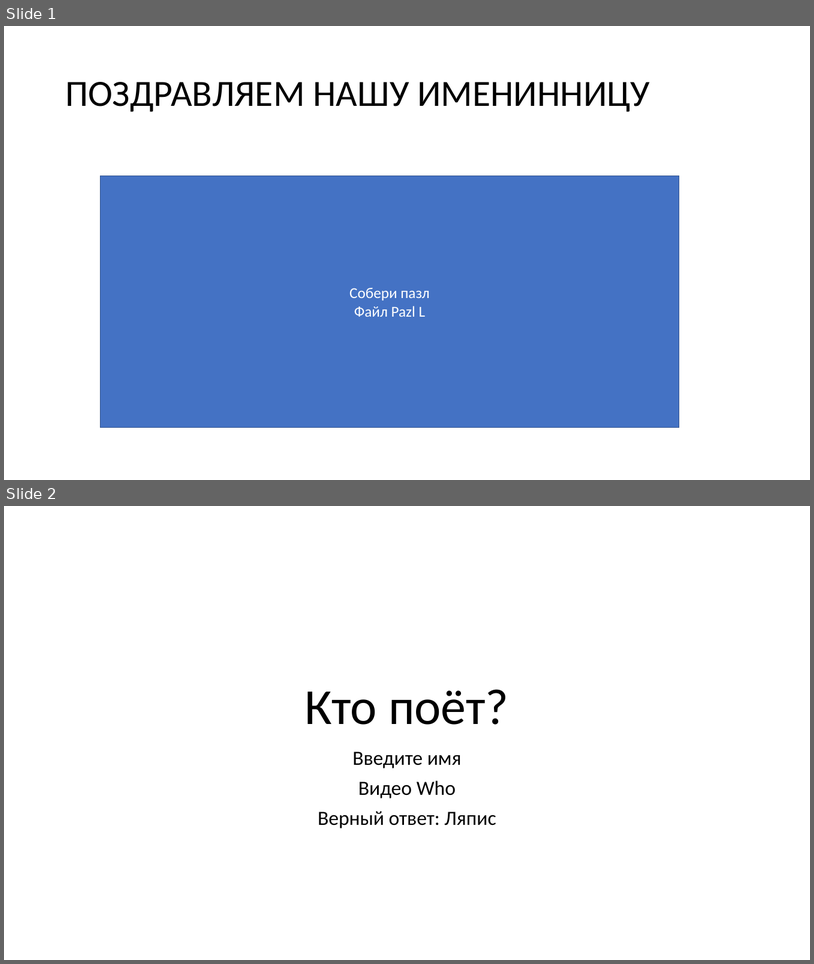
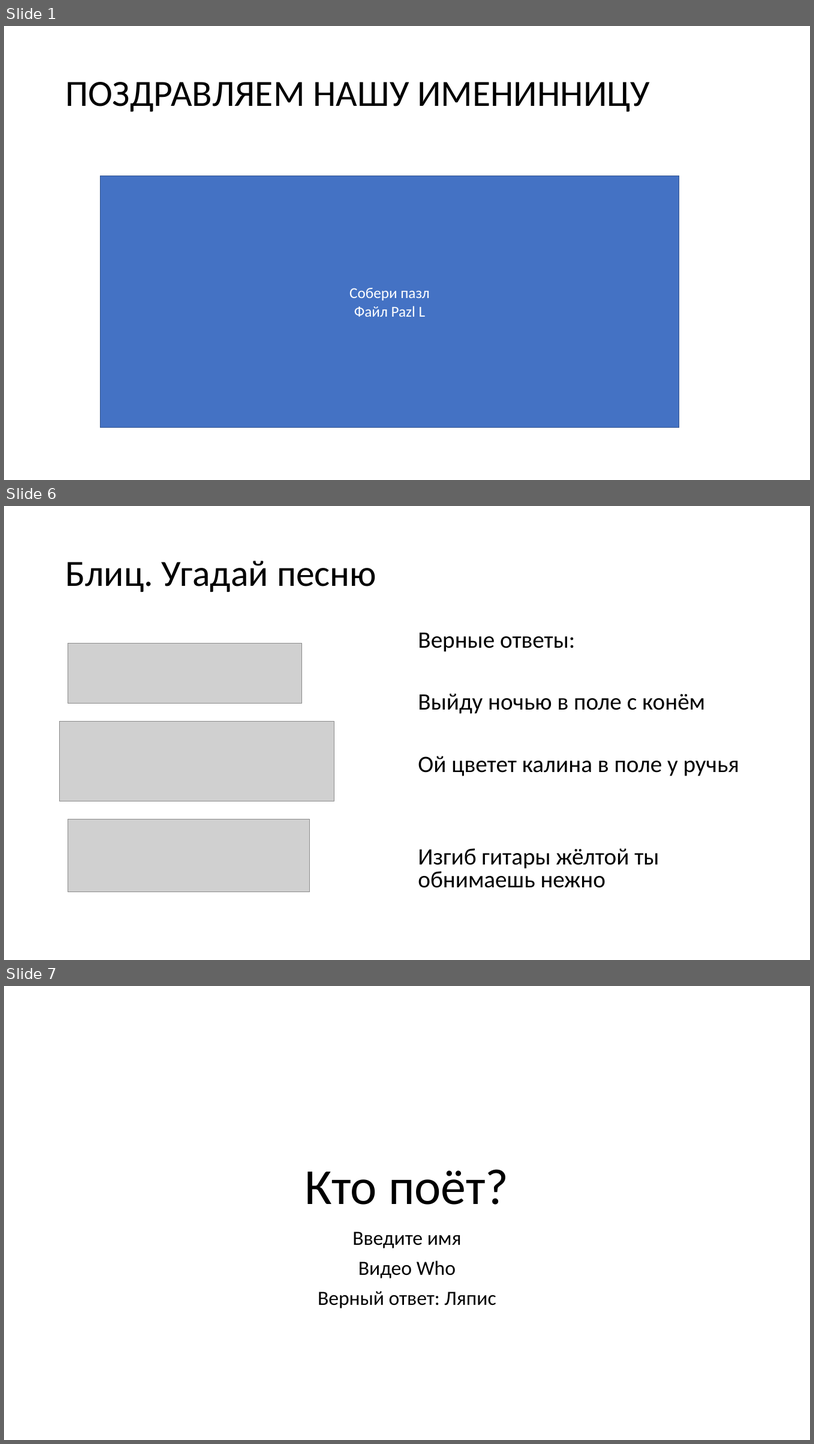
Before and after one commit to vvaassiihhaa/masha, a slide deck: КВЕСТ/Kvest 0504.pptx. Shown one above the other, each under a label of ours: slides 1 and 2 before the commit, slides 1, 6 and 7 after it; the slides between them are not shown. The pictures are 814x964 and 814x1444 pixels, drawn with LibreOffice and Linux fonts; fonts in the diff are those of the drawing; grey boxes stand for pictures. Boxes give left, top, right and bottom in pixels: in the first picture for what was removed or moved away, otherwise in the second. Text is boxed around its words. In the diff, an @@ line names an element or a change of style, - is before the commit and + after.

```diff
--- a/КВЕСТ/Kvest 0504.pptx
+++ b/КВЕСТ/Kvest 0504.pptx
@@ slide 6 added at [4, 506, 810, 960], background #FFFFFF @@
@@ title added at [65, 561, 377, 592], 44 pt, text #000000 @@
+Блиц. Угадай песню
@@ picture added at [68, 643, 302, 703] @@
@@ text added at [418, 633, 740, 888], 28 pt, text #000000 @@
+Верные ответы:
+Выйду ночью в поле с конём
+Ой цветет калина в поле у ручья
+Изгиб гитары жёлтой ты обнимаешь нежно
@@ picture added at [60, 721, 335, 801] @@
@@ picture added at [68, 819, 310, 892] @@
@@ what was slide 2 is now slide 7 @@
```
Also in this commit, not shown: 4 other slides added, 1 slide removed.
